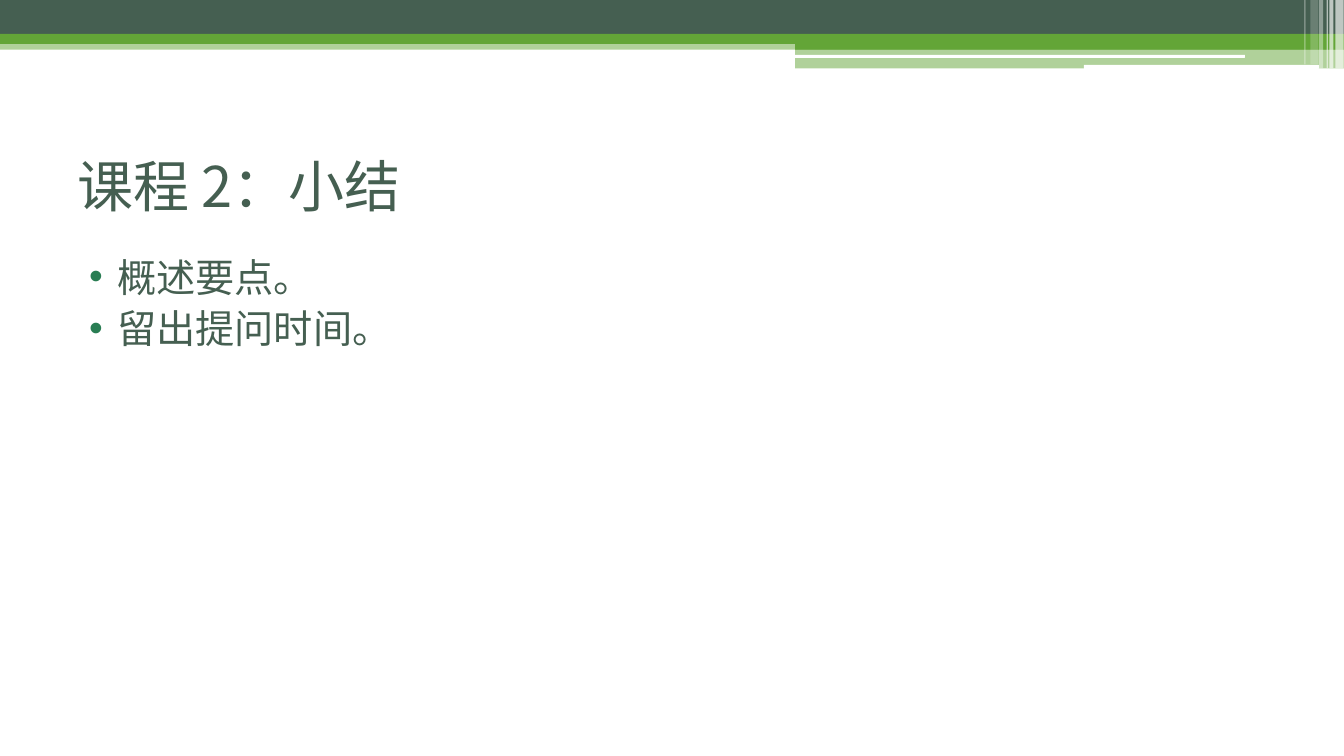
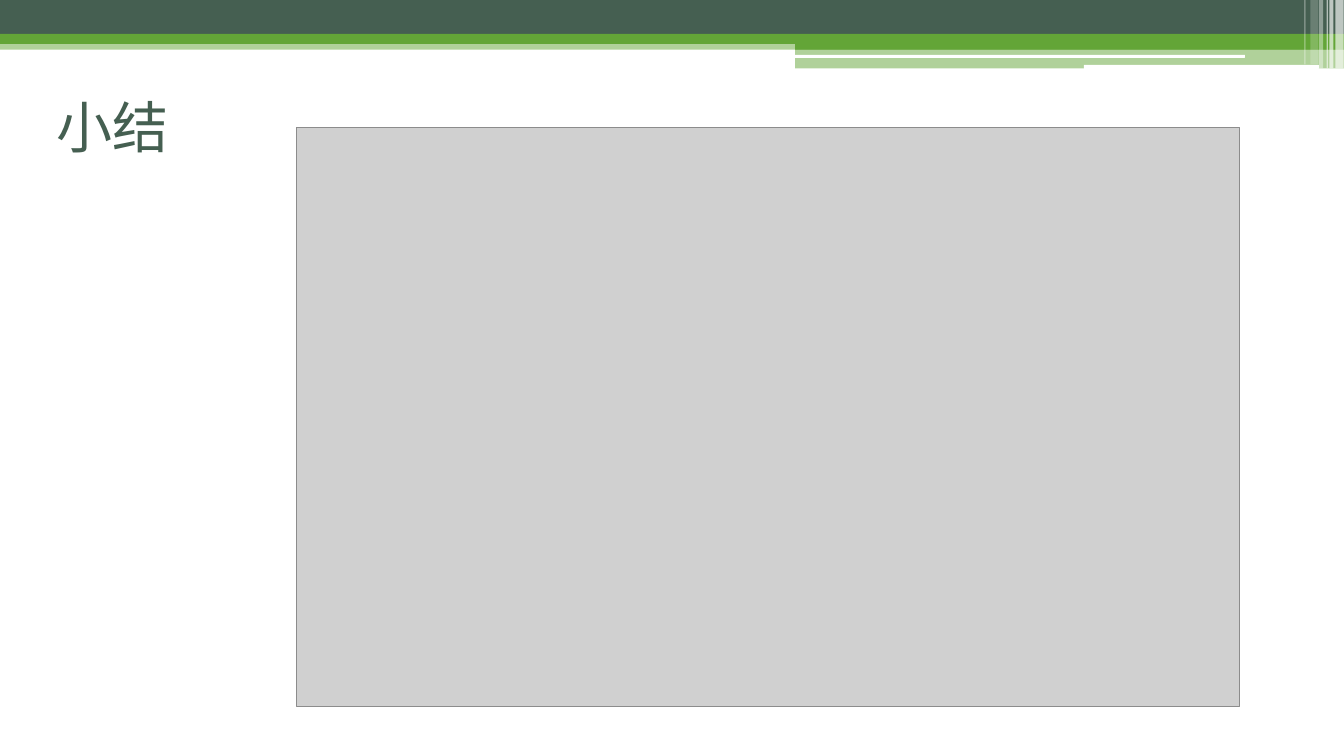
Before and after one commit to ladesiji/git, a slide deck: slide 13 of Python3.pptx. Drawn at 1344x756 pixels with LibreOffice and Linux fonts; fonts in the diff are those of the drawing; grey boxes stand for pictures. Boxes give left, top, right and bottom in pixels: in the first picture for what was removed or moved away, otherwise in the second. Text is boxed around its words. In the diff, an @@ line names an element or a change of style, - is before the commit and + after.

```diff
--- a/Python3.pptx
+++ b/Python3.pptx
@@ title at box(56, 101, 168, 153): text changed @@
-课程 2：小结
+小结
@@ picture added at box(296, 127, 1240, 706) @@
@@ text removed at box(117, 259, 391, 346) @@
-• 概述要点。
-• 留出提问时间。
```
Also in this commit, not shown: 3 other slides changed, 4 slides added, 4 slides removed.
